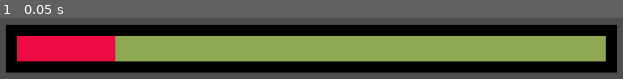
Above: before the commit, frame 1.
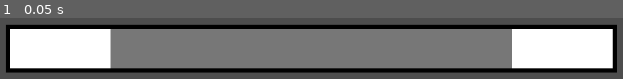
Above: after the commit, the same moment.

Repository: ColinSORourke/DicePrototype
Game: Godot game, scene res://interface.tscn
The game is run twice, just before and just after one commit, with the same random seed, the same clock (stepped at 60 frames per second) and the same inputs.
Inputs:
- Up to frame 1 (0.05 s): no input

The runs differ from the first frame. In frame 1, 63% of the frame differs, in the area x 1-99%, y 18-84%.

Commit message:
Tiny Commit

Diff:
--- a/RangeDisplay.gd
+++ b/RangeDisplay.gd
@@ -2,6 +2,8 @@
 extends ColorRect
 
 var BGBar: Node
+
+# Comment Here to test Git
 
 @export
 var border: Color:
@@ -78,7 +80,6 @@
 	get_child(0).position.y = borderVal
 
 func calcFillBar():
-	print(float(lower-min)/(max-min+1) * get_child(0).size.x - get_child(0).get_child(0).position.x)
 	get_child(0).get_child(0).size.x = float(higher-lower+1)/(max-min+1) * get_child(0).size.x
 	get_child(0).get_child(0).position.x = float(lower-min)/(max-min+1) * get_child(0).size.x
 # Called when the node enters the scene tree for the first time.
--- a/interface.tscn
+++ b/interface.tscn
@@ -25,31 +25,33 @@
 grow_vertical = 2
 color = Color(0, 0, 0, 1)
 script = ExtResource("1_l8sr7")
-borderVal = 16
+background = Color(1, 1, 1, 1)
+fill = Color(0.466667, 0.466667, 0.466667, 1)
+borderVal = 6
 min = 10
 max = 15
 lower = 11
-higher = 15
+higher = 14
 
 [node name="TargetBarBG" type="ColorRect" parent="TargetBar"]
 layout_mode = 1
 anchors_preset = 15
 anchor_right = 1.0
 anchor_bottom = 1.0
-offset_left = 16.0
-offset_top = 16.0
-offset_right = -16.0
-offset_bottom = -16.0
+offset_left = 6.0
+offset_top = 6.0
+offset_right = -6.0
+offset_bottom = -6.0
 grow_horizontal = 2
 grow_vertical = 2
-color = Color(0.92549, 0.0431373, 0.262745, 1)
 
 [node name="TargetBarFill" type="ColorRect" parent="TargetBar/TargetBarBG"]
 layout_mode = 1
 anchors_preset = 15
 anchor_right = 1.0
 anchor_bottom = 1.0
-offset_left = 141.5
+offset_left = 144.833
+offset_right = -144.833
 grow_horizontal = 2
 grow_vertical = 2
-color = Color(0.564706, 0.662745, 0.333333, 1)
+color = Color(0.466667, 0.466667, 0.466667, 1)
